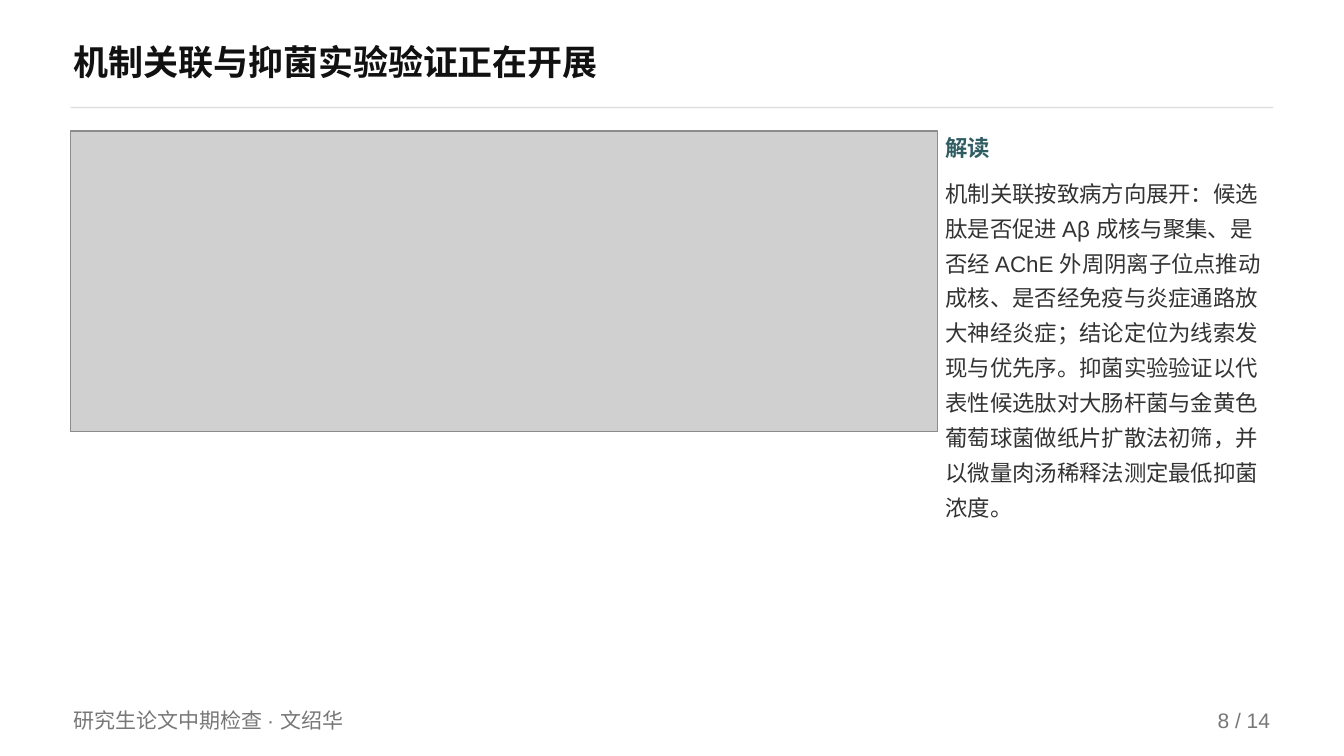
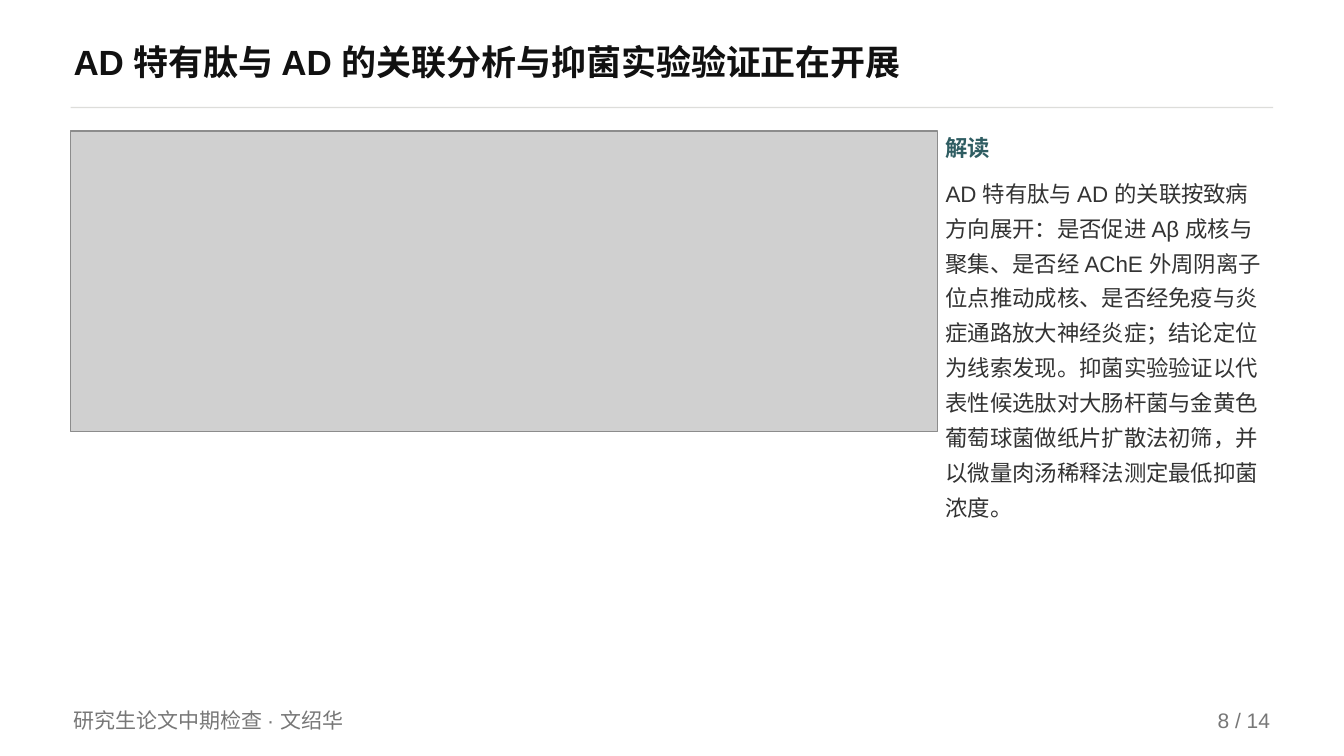
Before and after one commit to mqgg5630-cyber/zhongqi, a slide deck: slide 8 of 中间版/中期答辩_H_nature风.pptx. Drawn at 1344x756 pixels with LibreOffice and Linux fonts; fonts in the diff are those of the drawing; grey boxes stand for pictures. Boxes give left, top, right and bottom in pixels: in the first picture for what was removed or moved away, otherwise in the second. Text is boxed around its words. In the diff, an @@ line names an element or a change of style, - is before the commit and + after.

Commit message:
PPT/docx 按老师意见整改：AD 特异性特有肽、删减三页、补检查小组
- 研究对象统一为“AD 特异性特有抗菌肽”（AD 组特有）：流程页第 ⑨/⑩ 步、
  去重页、机制页、A/B—G 各版 PPT 与 4 份 docx、（60 条文献的）机制说明一致
- 关联分析落点改为“AD 特有肽与 AD 的关联”，全仓不再出现“给出候选优先序”
- 中间版 2（最终答辩 PPT）删掉“与开题计划相比”“八个问题逐一作答”“文献支撑一览”
  三页，机制页只留七环逻辑链与 AChE–Aβ 动力学，共 11 页，谢谢页仍在最后
- 流程页写明 MetaBAT2 · MaxBin2 · CONCOCT 三个分箱算法 + metaWRAP 提纯
- 检查小组成员填入 4 份 docx 与单页签字页：组长 李向阳，组员 江婷婷、孙杰、高洪伟
- 新增文献 [59] iScience 2026、[60] Front Aging Neurosci 2024 支撑“AD 组特异”，
  并把“无 AD 特有抗菌肽直接报道”写成边界
- check_all / check_ppt / check_layout / check_consistency / check_ps1 全通过（0 soft warning）

```diff
--- a/中间版/中期答辩_H_nature风.pptx
+++ b/中间版/中期答辩_H_nature风.pptx
@@ text at (74, 45, 901, 79): text changed @@
-机制关联与抑菌实验验证正在开展
+AD 特有肽与 AD 的关联分析与抑菌实验验证正在开展
@@ text at (946, 183, 1261, 518): text changed @@
-机制关联按致病方向展开：候选肽是否促进 Aβ 成核与聚集、是否经 AChE 外周阴离子位点推动成核、是否经免疫与炎症通路放大神经炎症；结论定位为线索发现与优先序。抑菌实验验证以代表性候选肽对大肠杆菌与金黄色葡萄球菌做纸片扩散法初筛，并以微量肉汤稀释法测定最低抑菌浓度。
+AD 特有肽与 AD 的关联按致病方向展开：是否促进 Aβ 成核与聚集、是否经 AChE 外周阴离子位点推动成核、是否经免疫与炎症通路放大神经炎症；结论定位为线索发现。抑菌实验验证以代表性候选肽对大肠杆菌与金黄色葡萄球菌做纸片扩散法初筛，并以微量肉汤稀释法测定最低抑菌浓度。
```
Also in this commit, not shown: 6 other slides changed, 46 other files.
